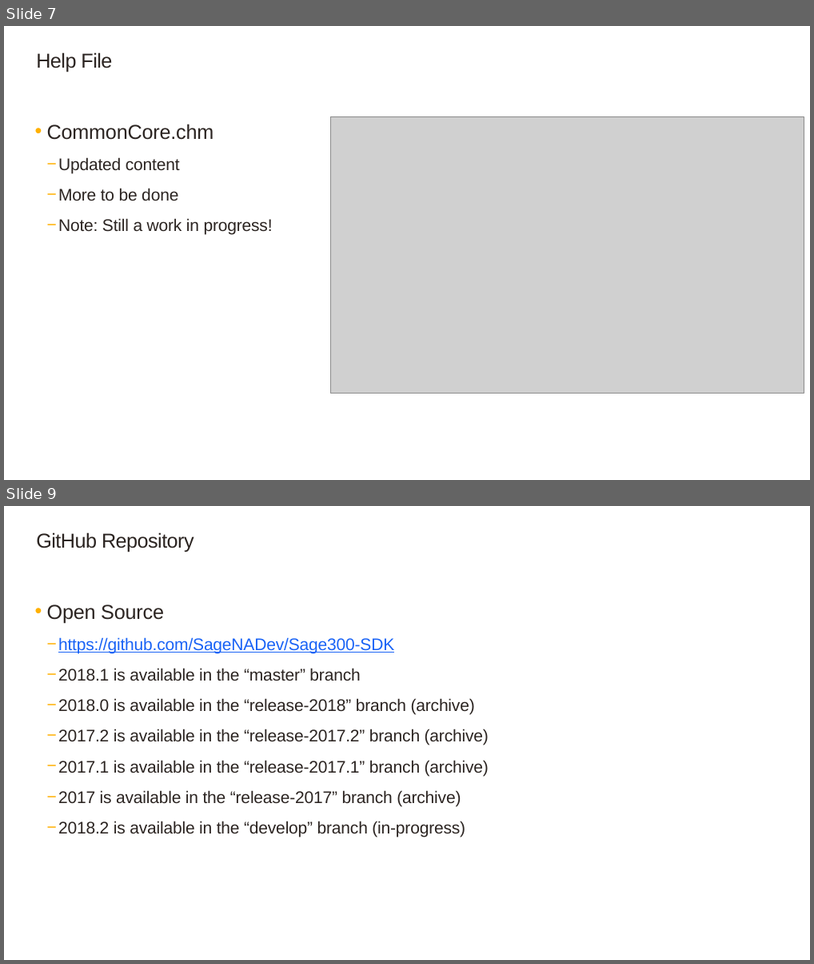
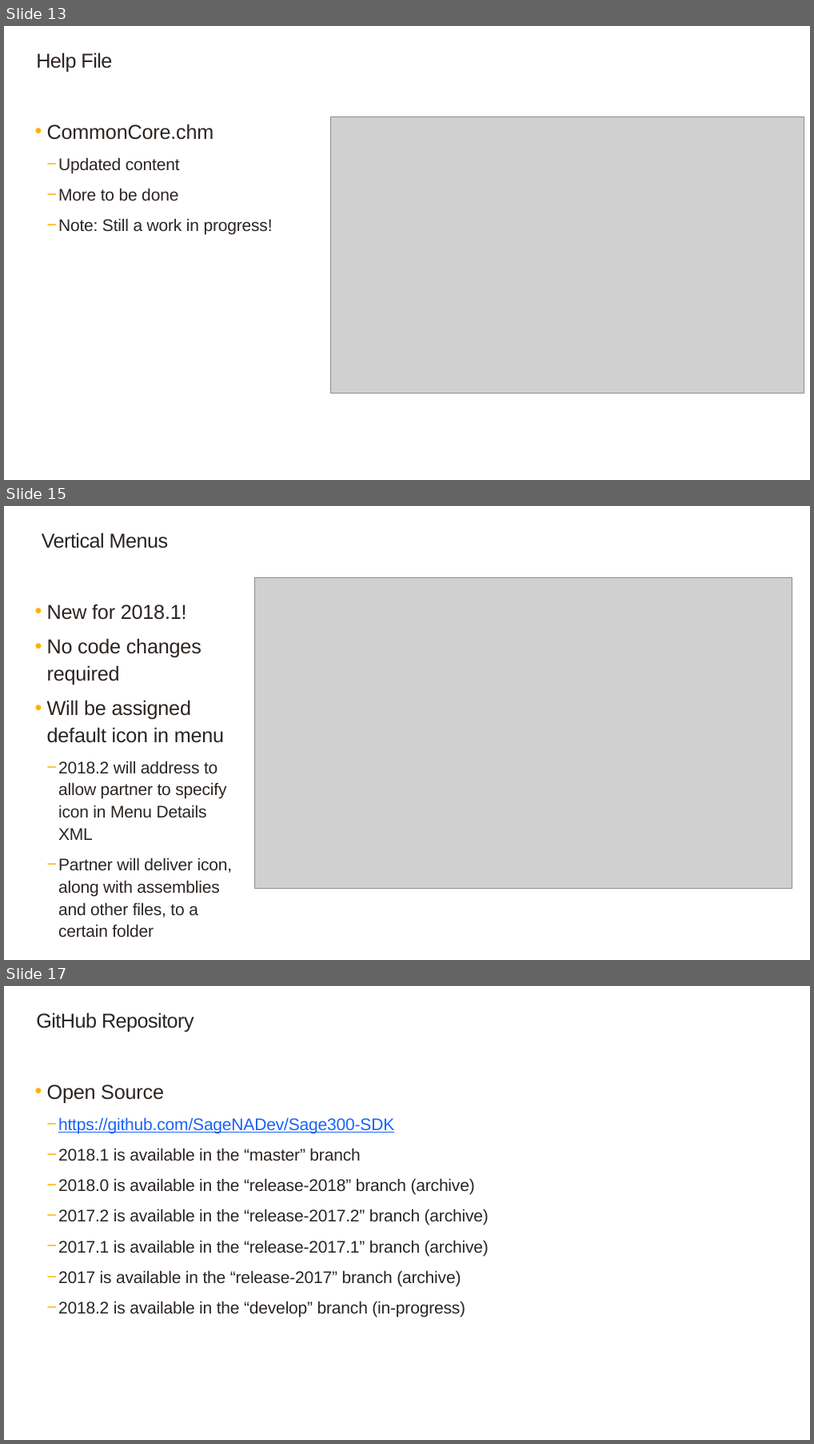
Before and after one commit to SageNADev/Sage300-SDK, a slide deck: docs/presentations/Sage300SDK_2018.1WebSDKOverview.pptx. Shown one above the other, each under a label of ours: slides 7 and 9 before the commit, slides 13, 15 and 17 after it; the slides between them are not shown. The pictures are 814x964 and 814x1444 pixels, drawn with LibreOffice and Linux fonts; fonts in the diff are those of the drawing; grey boxes stand for pictures; background and template pictures are left out. Boxes give left, top, right and bottom in pixels: in the first picture for what was removed or moved away, otherwise in the second. Text is boxed around its words. In the diff, an @@ line names an element or a change of style, - is before the commit and + after.

```diff
--- a/docs/presentations/Sage300SDK_2018.1WebSDKOverview.pptx
+++ b/docs/presentations/Sage300SDK_2018.1WebSDKOverview.pptx
@@ slide 15 added at <box>4,506,810,960</box>, background #FFFFFF @@
@@ title added at <box>42,532,169,548</box>, 24 pt, text #2B2421 @@
+Vertical Menus
@@ picture added at <box>255,578,792,888</box> @@
@@ text added at <box>47,604,233,936</box>, 20 pt, text #2B2421 @@
+  • New for 2018.1!
+  • No code changes required
+  • Will be assigned default icon in menu
+    − 2018.2 will address to allow partner to specify icon in Menu Details XML
+    − Partner will deliver icon, along with assemblies and other files, to a certain folder
@@ what was slide 7 is now slide 13 @@
@@ what was slide 9 is now slide 17 @@
```
Also in this commit, not shown: 4 slides changed, 7 other slides added, 1 other file.
